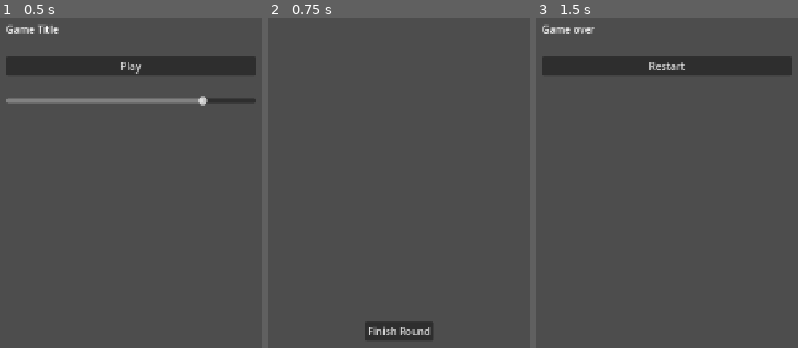
Above: before the commit, frames 1-3 (left to right).
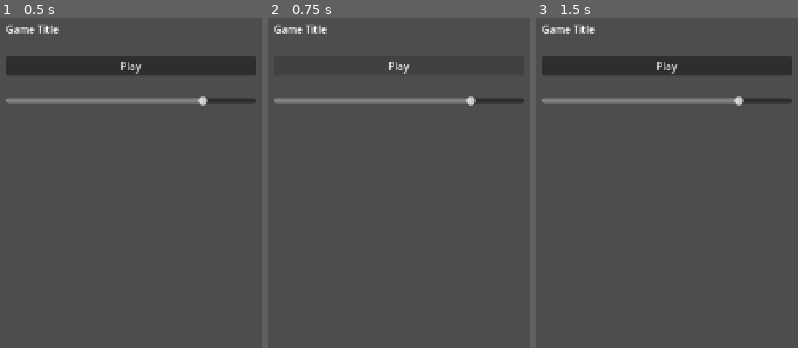
Above: after the commit, the same moments.

Repository: NureTopchiiViola/games-now-jam
Game: Godot game, scene res://scenes/root/main_menu.tscn
Same seed, same stepped clock (60 frames per second), same inputs: the game is played once before the commit and once after it. Before the commit the project starts from res://scenes/main_menu.tscn.
Inputs (mouse positions are in pixels of both pictures, inside the frame that each line leads up to):
- Up to frame 1 (0.5 s): no input
- Up to frame 2 (0.75 s): click "Play" at 0.5 s
- Up to frame 3 (1.5 s): click (667, 331) at 1.25 s, where only the run before the commit has a clickable "Finish Round"

Frame 1 is identical in both runs. In frame 2, 3.4% of the frame differs, in the area x 2-98%, y 1-98%; in frame 3, 2.0%.

Commit message:
add global dictionary of cards and refactor architecture

Diff:
--- a/project.godot
+++ b/project.godot
@@ -15,6 +15,10 @@
 config/features=PackedStringArray("4.7", "GL Compatibility")
 config/icon="res://icon.svg"
 
+[autoload]
+
+CardDb="*uid://cysv4xcdo3b2q"
+
 [display]
 
 window/size/viewport_width=1280
--- /dev/null
+++ b/resources/card_db.gd
@@ -0,0 +1,48 @@
+
+enum {
+	OneCoin,
+	OneDamage,
+	TwoCoin,
+	ThreeCoin,
+	FourCoin,
+	LowDamage,
+	MidDamage,
+	HighDamage,
+	DoubleAttack,
+	DeleteCard,
+	Heal,
+	DrawCard,
+	RefreshShop,
+	Rewind
+	}
+#Info = [Cost, Value, Description, Consumable, Type]
+const DATA = {
+	OneCoin :
+		[0, 1, "Coin", false, "Coin"],
+	OneDamage :
+		[0, 1, "Damage", false, "Damage"],
+	TwoCoin :
+		[3, 2, "Coins", false, "Coin"],
+	ThreeCoin :
+		[4, 3, "Coins", false, "Coin"],
+	FourCoin :
+		[6, 4, "Coins", false, "Coin"],
+	LowDamage :
+		[2, 3, "Damage", false, "Damage"],
+	MidDamage :
+		[3, 5, "Damage", false, "Damage"],
+	HighDamage :
+		[5, 10, "Damage", false, "Damage"],
+	DoubleAttack :
+		[3, 0, "Double the next attack", false, "Effect"],
+	DeleteCard :
+		[5, 0, "Destroy this card and the one behind it", true, "Effect"],
+	Heal :
+		[3, 5, "Destroy this card and heal 5", true, "Effect"],
+	DrawCard :
+		[2, 1, "Draw 1 card", false, "Effect"],
+	RefreshShop :
+		[4, 1, "Destroy this card and refresh shop", true, "Effect"],
+	Rewind :
+		[5, 1, "Destroy this card and put the top card back in hand", true, "Effect"],
+}
--- a/scenes/game.tscn
+++ b/scenes/root/game.tscn
@@ -1,6 +1,6 @@
 [gd_scene format=3 uid="uid://d2i1qa2r38dsn"]
 
-[ext_resource type="Script" uid="uid://c5pgwrvc75i8j" path="res://scripts/game.gd" id="1_uwrxv"]
+[ext_resource type="Script" uid="uid://c5pgwrvc75i8j" path="res://scenes/root/game.gd" id="1_rf1xt"]
 
 [node name="Game" type="Control" unique_id=1159430474]
 layout_mode = 3
@@ -9,7 +9,7 @@
 anchor_bottom = 1.0
 grow_horizontal = 2
 grow_vertical = 2
-script = ExtResource("1_uwrxv")
+script = ExtResource("1_rf1xt")
 
 [node name="EndButton" type="Button" parent="." unique_id=1268712593]
 layout_mode = 1
--- a/scenes/game_over.tscn
+++ b/scenes/root/game_over.tscn
@@ -1,6 +1,6 @@
 [gd_scene format=3 uid="uid://8y6n6drx0w4j"]
 
-[ext_resource type="Script" uid="uid://bpwnal4k5i36d" path="res://scripts/game_over.gd" id="1_xeevv"]
+[ext_resource type="Script" uid="uid://bpwnal4k5i36d" path="res://scenes/root/game_over.gd" id="1_av8er"]
 
 [node name="GameOver" type="Control" unique_id=1312016712]
 layout_mode = 3
@@ -9,7 +9,7 @@
 anchor_bottom = 1.0
 grow_horizontal = 2
 grow_vertical = 2
-script = ExtResource("1_xeevv")
+script = ExtResource("1_av8er")
 
 [node name="VBoxContainer" type="VBoxContainer" parent="." unique_id=1984527072]
 layout_mode = 1
--- a/scenes/main_menu.tscn
+++ b/scenes/root/main_menu.tscn
@@ -1,6 +1,6 @@
 [gd_scene format=3 uid="uid://dwj571g08vyfb"]
 
-[ext_resource type="Script" uid="uid://duiwxoioy68lj" path="res://scripts/main_menu.gd" id="1_l6cm7"]
+[ext_resource type="Script" uid="uid://duiwxoioy68lj" path="res://scenes/root/main_menu.gd" id="1_yrhyk"]
 
 [node name="MainMenu" type="Control" unique_id=651514764]
 layout_mode = 3
@@ -9,7 +9,7 @@
 anchor_bottom = 1.0
 grow_horizontal = 2
 grow_vertical = 2
-script = ExtResource("1_l6cm7")
+script = ExtResource("1_yrhyk")
 
 [node name="VBoxContainer" type="VBoxContainer" parent="." unique_id=1307336532]
 layout_mode = 1
--- a/scenes/start_screen.tscn
+++ /dev/null
@@ -1,38 +0,0 @@
-[gd_scene format=3 uid="uid://c7fvsjeqk3f3a"]
-
-[sub_resource type="GDScript" id="GDScript_cllq7"]
-script/source = "extends Button
-
-
-# Called when the node enters the scene tree for the first time.
-func _ready() -> void:
-	pass # Replace with function body.
-
-
-# Called every frame. 'delta' is the elapsed time since the previous frame.
-func _process(delta: float) -> void:
-	pass
-
-
-func _on_pressed() -> void:
-	text = \"i was pressed\"
-"
-
-[node name="Start screen" type="Control" unique_id=571898033]
-layout_mode = 3
-anchors_preset = 15
-anchor_right = 1.0
-anchor_bottom = 1.0
-grow_horizontal = 2
-grow_vertical = 2
-
-[node name="Start Button" type="Button" parent="." unique_id=1382231516]
-layout_mode = 0
-offset_left = 450.0
-offset_top = 484.0
-offset_right = 668.0
-offset_bottom = 541.0
-text = "i am button"
-script = SubResource("GDScript_cllq7")
-
-[connection signal="pressed" from="Start Button" to="Start Button" method="_on_pressed"]
Not shown, added: resources/card_db.gd.uid
Renamed: scripts/game.gd -> scenes/root/game.gd
Renamed: scripts/game.gd.uid -> scenes/root/game.gd.uid
Renamed: scripts/game_over.gd -> scenes/root/game_over.gd
Renamed: scripts/game_over.gd.uid -> scenes/root/game_over.gd.uid
Renamed: scripts/main_menu.gd -> scenes/root/main_menu.gd
Renamed: scripts/main_menu.gd.uid -> scenes/root/main_menu.gd.uid
